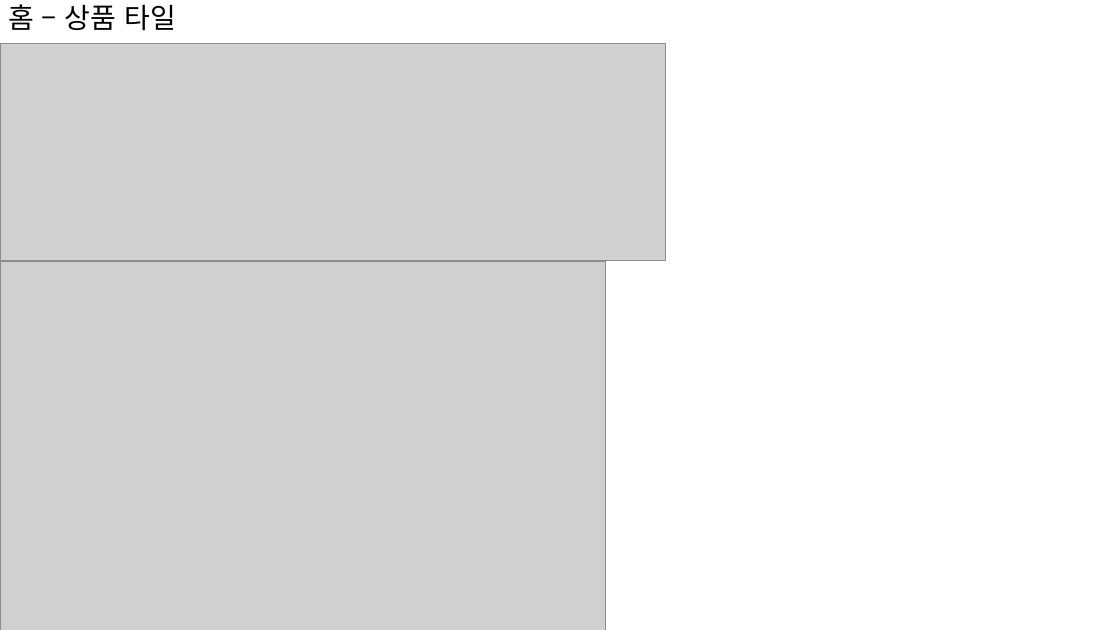
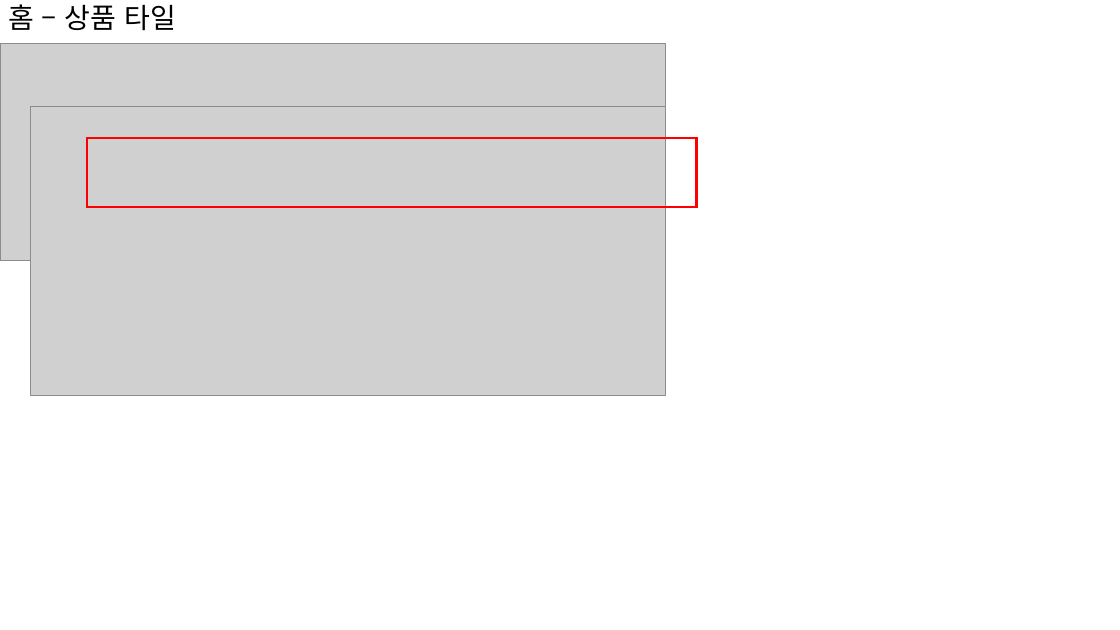
Before and after one commit to sonsungjong/react_shopping_cart, a slide deck: slide 10 of 쇼핑카트 자료.pptx (slide 9 before the commit). Drawn at 1120x630 pixels with LibreOffice and Linux fonts; fonts in the diff are those of the drawing; grey boxes stand for pictures. Boxes give left, top, right and bottom in pixels: in the first picture for what was removed or moved away, otherwise in the second. Text is boxed around its words. In the diff, an @@ line names an element or a change of style, - is before the commit and + after.

```diff
--- a/쇼핑카트 자료.pptx
+++ b/쇼핑카트 자료.pptx
@@ picture added at <box>30,107,665,396</box> @@
@@ rectangle added at <box>87,138,697,207</box>, outline #FF0000 2 pt @@
@@ picture removed at <box>0,262,605,630</box> @@
```
Also in this commit, not shown: 7 other slides changed, 1 slide added, 3 other files.
